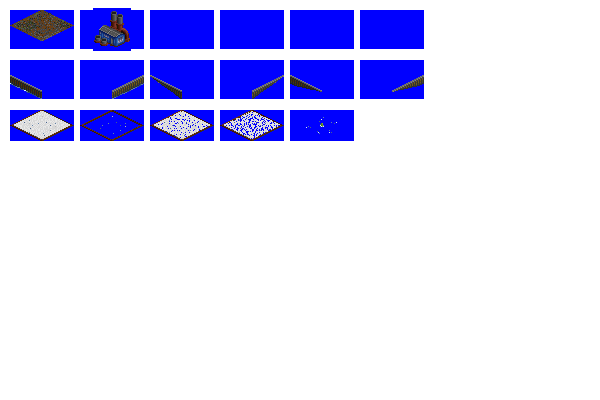
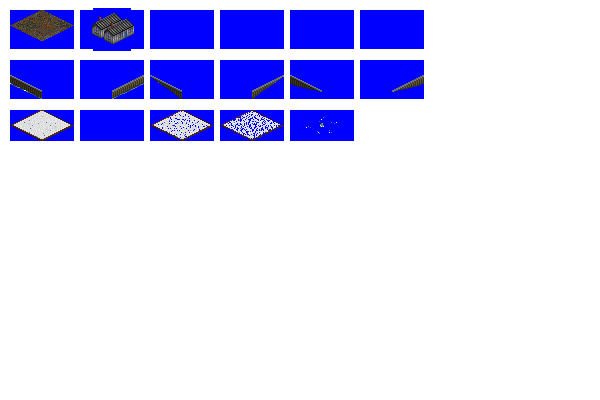
Layered file, before and after one edit (600x400). Changes by layer:
painted on "Pasted Layer" over (92, 11, 134, 47)
hid "Pasted Layer copy" over (80, 11, 282, 141)
